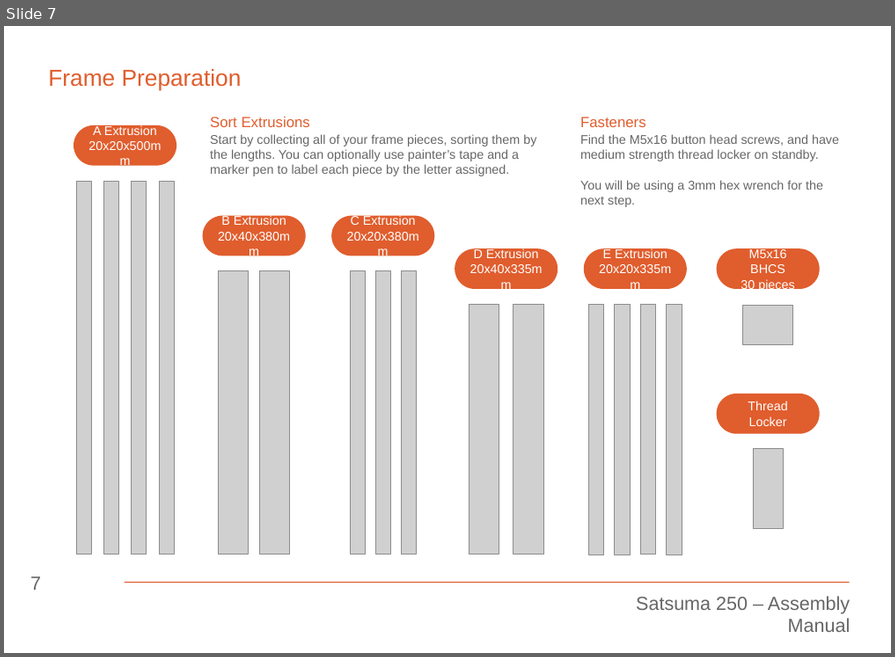
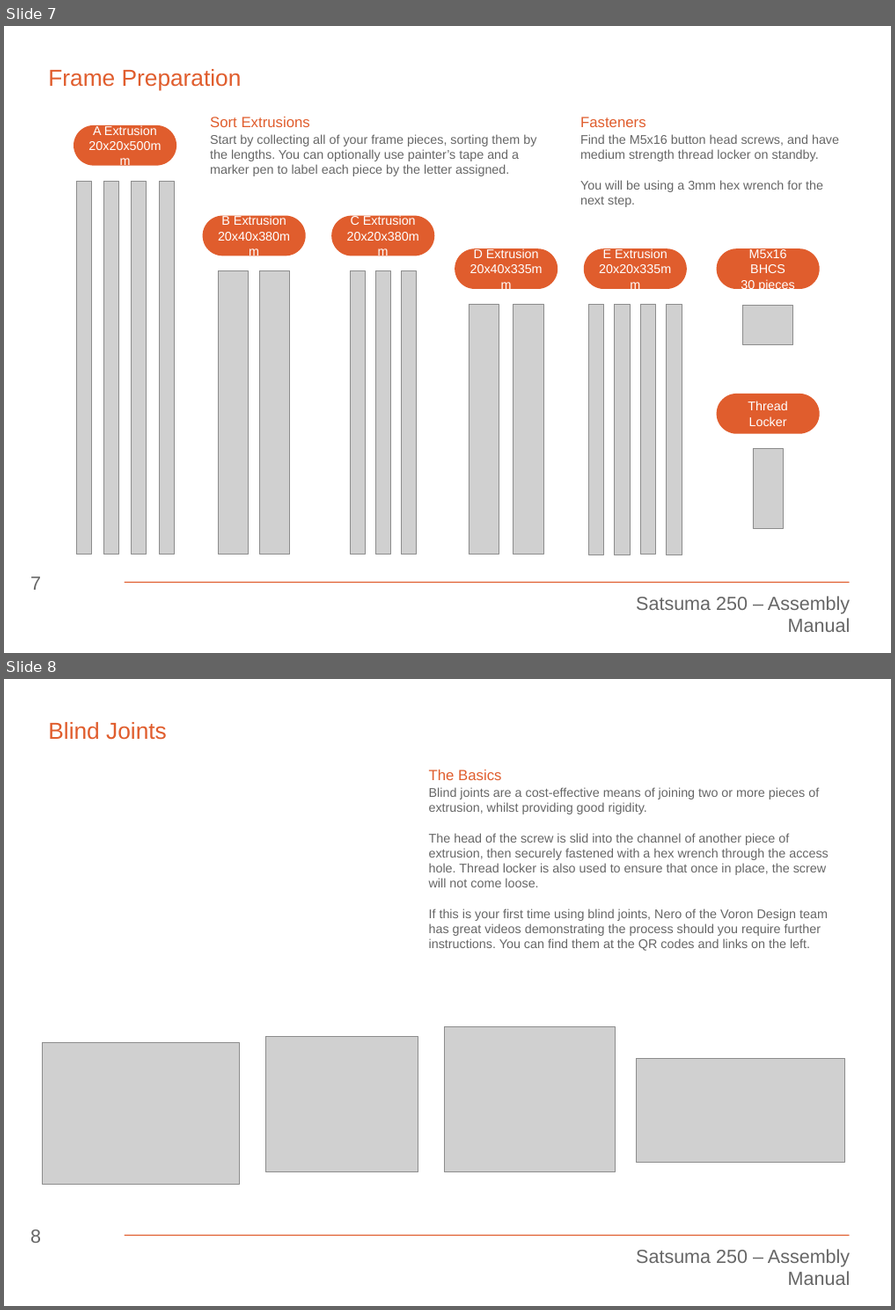
Before and after one commit to Satsuma3D/Satsuma-250, a slide deck: Manual/Assembly Manual.odp. Shown one above the other, each under a label of ours: slide 7 before the commit, slides 7 and 8 after it. The pictures are 895x657 and 895x1310 pixels, drawn with LibreOffice and Linux fonts; fonts in the diff are those of the drawing; grey boxes stand for pictures. Boxes give left, top, right and bottom in pixels: in the first picture for what was removed or moved away, otherwise in the second. Text is boxed around its words. In the diff, an @@ line names an element or a change of style, - is before the commit and + after.

Commit message:
Faster process entirely in Fusion

```diff
--- a/Manual/Assembly Manual.odp
+++ b/Manual/Assembly Manual.odp
@@ slide 8 added at [4, 679, 891, 1306], background #FFFFFF; not listed: 2 template elements that a slide beside it also shows @@
@@ title added at [48, 722, 167, 740], 22 pt, text #E05D2D @@
+Blind Joints
@@ text added at [429, 770, 501, 780], 14 pt, text #E05D2D @@
+The Basics
@@ text added at [429, 787, 829, 951], 12 pt, text #666666 @@
+Blind joints are a cost-effective means of joining two or more pieces of extrusion, whilst providing good rigidity.
+The head of the screw is slid into the channel of another piece of extrusion, then securely fastened with a hex wrench through the access hole. Thread locker is also used to ensure that once in place, the screw will not come loose.
+If this is your first time using blind joints, Nero of the Voron Design team has great videos demonstrating the process should you require further instructions. You can find them at the QR codes and links on the left.
@@ picture added at [42, 1042, 239, 1184] @@
@@ picture added at [265, 1036, 418, 1172] @@
@@ picture added at [445, 1027, 616, 1172] @@
@@ picture added at [636, 1058, 844, 1162] @@
@@ page number added at [30, 1230, 41, 1243], 18 pt, text #666666 @@
+8
```
Also in this commit, not shown: 1 slide changed, 10 other files.
